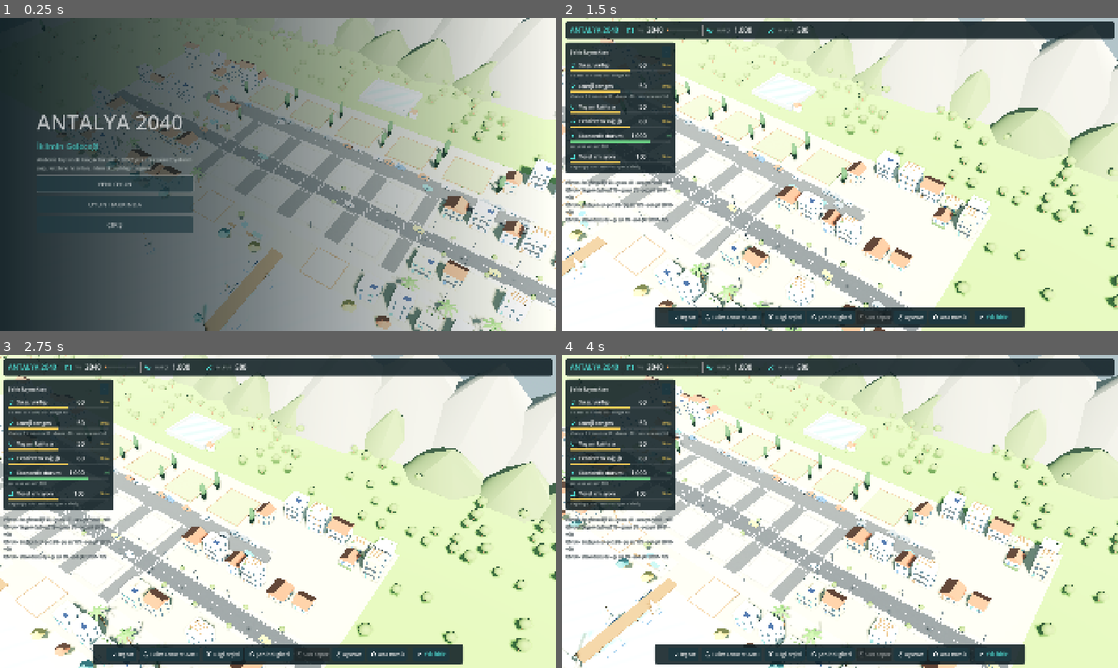
Above: before the commit, frames 1-4 (two rows, left to right).
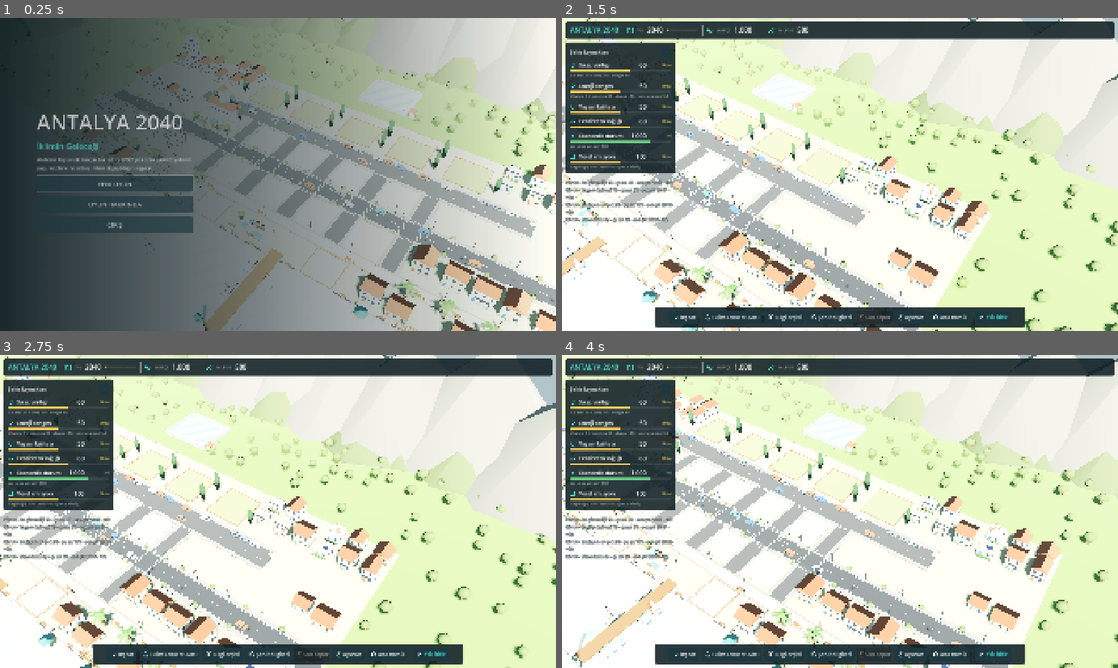
Above: after the commit, the same moments.

Repository: isikramazanoglu/antalya-2040
Game: Godot game, scene res://scenes/main/MainMenu.tscn
Two runs of this game, one before a commit and one after it. Both use one fixed random seed, a clock stepped at 60 frames per second and the inputs below.
Inputs (mouse positions are in pixels of both pictures, inside the frame that each line leads up to):
- Up to frame 1 (0.25 s): no input
- Up to frame 2 (1.5 s): tap Enter at 0.5 s; move the mouse to (962, 158) at 0.52 s; hold Right 0.53-1.25 s; tap S (cam_back) at 0.6 s; click (962, 158) at 0.67 s; drag from (728, 190) to (812, 237) at 1.27 s
- Up to frame 3 (2.75 s): move the mouse to (333, 442) at 2.02 s; hold Right from 2.03 s (still down); tap A (cam_left) at 2.1 s
- Up to frame 4 (4 s): release Right at 2.75 s; drag from (812, 574) to (673, 464) at 2.77 s; move the mouse to (1006, 558) at 3.52 s; hold Left from 3.53 s (still down); tap Q (cam_rotate_left) at 3.6 s

The runs differ from the first frame. In frame 1, 10% of the frame differs, in the area x 9-100%, y 0-100%; in frame 2, 15%; in frame 3, 16%, in the area x 0-100%, y 0-100%; in frame 4, 13%.

Commit message:
world: belirgin kaldırım, sahil yolu ve kordon, çiçeklik ve saksılar, meydanlar, harita kenarı (görsel revizyon 6, Ekip A)
- Kaldırım koyu sıcak gri taş, bordür açık: asfalt/kaldırım/zemin ayrımı.
- Sahil yolu: korkuluk ve kumsal merdivenleri, denize bakan banklar, saksılar, aydınlatma, pergolalı
  dinlenme alanları; kordonda taş bantlar, bank ve saksı.
- Kavşak köşelerinde çiçeklik, ev girişlerinde ve dükkân önlerinde saksı.
- Belediye meydanı ve kordon meydanı: döşeme deseni, ağaç grubu, çiçeklik, bank, kafe masaları.
- Harita kenarı: kara kutusunun yan kenarı Toros etekleriyle kapatıldı (zemin ve sınır değişmedi).

Co-Authored-By: Claude Opus 5.5 <noreply@anthropic.com>

Diff:
--- a/assets/materials/city/curb.tres
+++ b/assets/materials/city/curb.tres
@@ -2,5 +2,5 @@
 
 [resource]
 resource_name = "curb"
-albedo_color = Color(0.66, 0.63, 0.58, 1)
-roughness = 0.9
+albedo_color = Color(0.86, 0.84, 0.79, 1)
+roughness = 0.85
--- /dev/null
+++ b/assets/materials/city/flower_pink.tres
@@ -0,0 +1,6 @@
+[gd_resource type="StandardMaterial3D" format=3]
+
+[resource]
+resource_name = "flower_pink"
+albedo_color = Color(0.86, 0.52, 0.62, 1)
+roughness = 0.85
--- /dev/null
+++ b/assets/materials/city/flower_purple.tres
@@ -0,0 +1,6 @@
+[gd_resource type="StandardMaterial3D" format=3]
+
+[resource]
+resource_name = "flower_purple"
+albedo_color = Color(0.6, 0.46, 0.74, 1)
+roughness = 0.85
--- /dev/null
+++ b/assets/materials/city/flower_white.tres
@@ -0,0 +1,6 @@
+[gd_resource type="StandardMaterial3D" format=3]
+
+[resource]
+resource_name = "flower_white"
+albedo_color = Color(0.95, 0.93, 0.88, 1)
+roughness = 0.85
--- /dev/null
+++ b/assets/materials/city/paving_light.tres
@@ -0,0 +1,23 @@
+[gd_resource type="StandardMaterial3D" load_steps=4 format=3]
+
+[sub_resource type="FastNoiseLite" id="FastNoiseLite_1"]
+frequency = 0.12
+
+[sub_resource type="Gradient" id="Gradient_2"]
+colors = PackedColorArray(0.9, 0.9, 0.9, 1, 1, 1, 1, 1)
+
+[sub_resource type="NoiseTexture2D" id="NoiseTexture2D_3"]
+width = 256
+height = 256
+seamless = true
+color_ramp = SubResource("Gradient_2")
+noise = SubResource("FastNoiseLite_1")
+
+[resource]
+resource_name = "paving_light"
+albedo_color = Color(0.86, 0.82, 0.74, 1)
+albedo_texture = SubResource("NoiseTexture2D_3")
+roughness = 0.95
+uv1_scale = Vector3(0.18, 0.18, 0.18)
+uv1_triplanar = true
+uv1_world_triplanar = true
--- a/assets/materials/city/sidewalk.tres
+++ b/assets/materials/city/sidewalk.tres
@@ -15,7 +15,7 @@
 
 [resource]
 resource_name = "sidewalk"
-albedo_color = Color(0.82, 0.78, 0.7, 1)
+albedo_color = Color(0.64, 0.625, 0.59, 1)
 albedo_texture = SubResource("NoiseTexture2D_3")
 roughness = 0.95
 uv1_scale = Vector3(0.18, 0.18, 0.18)
--- a/scripts/world/city_decor.gd
+++ b/scripts/world/city_decor.gd
@@ -63,6 +63,15 @@
 const CURB := 0.1
 const PARKING := 1.0
 const FLOOR_H := 1.4
+const M_POT := preload("res://assets/materials/buildings/bld_terracotta.tres")
+const M_PLANTER := preload("res://assets/materials/buildings/bld_stone_dark.tres")
+const M_PAVING_LIGHT := preload("res://assets/materials/city/paving_light.tres")
+const FLOWERS: Array[Material] = [
+	preload("res://assets/materials/city/flower_pink.tres"),
+	preload("res://assets/materials/city/flower_purple.tres"),
+	preload("res://assets/materials/buildings/bld_fruit.tres"),
+	preload("res://assets/materials/city/flower_white.tres"),
+]
 const M_LIGHT := preload("res://assets/materials/signal_light.tres")
 const ACCENTS: Array[Material] = [
 	preload("res://assets/materials/buildings/bld_turquoise.tres"),
@@ -90,6 +99,11 @@
 	Rect2(8.5, -17.5, 3, 25.3), Rect2(19.25, -17.5, 2.5, 25.3),
 ]
 const PROMENADE := Rect2(-56, 5.8, 112, 2.4)
+## Sahil yürüyüş yolu: kumsalın başında, denize bakan bank, saksı, korkuluk ve dinlenme alanları.
+const SEAFRONT := Rect2(-56, 13.7, 112, 0.95)
+## Kumsala inen korkuluk açıklıkları (merdiven yerleri), x merkezleri.
+const BEACH_OPENINGS: Array[float] = [-44.0, -30.0, -2.5, 22.0, 38.0]
+const SEAFRONT_REST: Array[float] = [-37.0, -22.0, 28.0, 46.0]
 const FIELDS := Rect2(-100, -58, 200, 27)
 const ORCHARD := Rect2(-98, -55, 196, 21)
 ## Şehrin batısında ve doğusunda kırsal tarım alanları (kamera kenara gidince şehir kırsala döner).
@@ -154,6 +168,7 @@
 	_build_houses()
 	_build_trees()
 	_build_coast()
+	_build_seafront()
 	_build_mountains()
 	_flush_batches()
 	_build_traffic()
@@ -184,6 +199,7 @@
 	var north: Rect2 = ROADS_EW[0]
 	_blocked.append(Rect2(north.position.x, north.position.y - PARKING - SIDEWALK - 0.3, north.size.x, PARKING + SIDEWALK + 0.3))
 	_blocked.append(PROMENADE.grow(0.3))
+	_blocked.append(SEAFRONT.grow(0.15))
 	_blocked.append(PIER)
 	_blocked.append(TOWN_SQUARE.grow(0.5))
 	_blocked.append(COAST_SQUARE)
@@ -243,6 +259,10 @@
 	for area in SIDE_FIELDS:
 		_flat(area, 0.015, 0.03, M_FIELD)
 	_flat(PROMENADE, 0.045, 0.06, M_STONE)
+	# Kordon döşemesi: kenarlarda koyu taş bant, ortada açık taş şerit.
+	for z in [PROMENADE.position.y + 0.15, PROMENADE.end.y - 0.15]:
+		_flat(Rect2(PROMENADE.position.x, z - 0.15, PROMENADE.size.x, 0.3), 0.05, 0.02, M_PLANTER)
+	_flat(Rect2(PROMENADE.position.x, PROMENADE.get_center().y - 0.35, PROMENADE.size.x, 0.7), 0.049, 0.02, M_PAVING_LIGHT)
 	_build_streets()
 
 
@@ -408,6 +428,11 @@
 					_olive(x, z, 0.5)
 		x += 3.5
 		i += 1
+	# Kavşak köşelerinde çiçeklik (yaya geçidinin kenarı, kaldırımın dış yarısı).
+	for road in ROADS_NS:
+		for cx in [road.position.x - SIDEWALK - 0.55, road.end.x + SIDEWALK + 0.55]:
+			for cz in [avenue.position.y - SIDEWALK * 0.5, avenue.end.y + SIDEWALK * 0.5]:
+				_planter_box(Vector3(cx, SIDEWALK_TOP, cz), Vector3(0.7, 0.28, 0.45))
 	x = PROMENADE.position.x + 6.0
 	while x < PROMENADE.end.x - 4.0:
 		var spot := Vector2(x, PROMENADE.position.y + 0.3)
@@ -461,6 +486,18 @@
 		_olive(cx + side * 4.4, TOWN_SQUARE.end.y - 1.3, 0.9)
 		_cypress(cx + side * 4.6, hall_z + 0.2, 0.9)
 		_add(_box, M_WOOD, Vector3(cx + side * 2.3, 0.25, fountain.z), Vector3(0.4, 0.3, 1.2))
+	# Döşeme: kenarda koyu taş bant, çeşmenin çevresinde açık taş halka; köşelerde çiçeklik ve ağaç grubu.
+	var sq := TOWN_SQUARE
+	for edge in [Rect2(sq.position.x, sq.position.y, sq.size.x, 0.35), Rect2(sq.position.x, sq.end.y - 0.35, sq.size.x, 0.35),
+			Rect2(sq.position.x, sq.position.y, 0.35, sq.size.y), Rect2(sq.end.x - 0.35, sq.position.y, 0.35, sq.size.y)]:
+		_flat(edge, 0.058, 0.02, M_PLANTER)
+	_add(_cylinder, M_PAVING_LIGHT, fountain + Vector3(0, 0.055, 0), Vector3(3.6, 0.02, 3.6), Vector3.ZERO, false)
+	for side in [-1.0, 1.0]:
+		var corner := Vector3(cx + side * (sq.size.x * 0.5 - 1.0), 0.06, sq.end.y - 0.9)
+		_planter_box(corner, Vector3(1.2, 0.35, 0.7))
+		_olive(cx + side * 2.6, sq.end.y - 0.7, 0.7)
+		_bench(Vector3(cx + side * 1.2, 0.06, fountain.z + 1.5), 0.0)
+		_pot(Vector3(cx + side * 1.8, 0.06, portico_z + 0.9), 0.9)
 
 
 ## Kordon meydanı: taş zemin, küçük çeşme, büfe, banklar.
@@ -475,6 +512,15 @@
 	for x in [-3.4, 0.4]:
 		_add(_box, M_WOOD, Vector3(c.x + x, 0.25, c.y + 1.3), Vector3(1.2, 0.3, 0.4))
 	_olive(c.x - 3.3, c.y - 1.2, 0.7)
+	# Büfenin önünde kafe masaları ve şemsiyeleri, köşelerde saksılar.
+	for k in 3:
+		var t := Vector3(c.x - 0.6 + k * 1.15, 0.06, c.y - 0.9)
+		_add(_cylinder, M_WOOD, t + Vector3(0, 0.22, 0), Vector3(0.5, 0.05, 0.5))
+		_add(_cylinder, M_RAIL, t + Vector3(0, 0.11, 0), Vector3(0.06, 0.22, 0.06))
+		_add(_cylinder, M_WOOD, t + Vector3(0, 0.6, 0), Vector3(0.04, 1.1, 0.04))
+		_add(_cone, AWNINGS[k % AWNINGS.size()], t + Vector3(0, 1.2, 0), Vector3(1.0, 0.25, 1.0))
+	for corner in [Vector3(COAST_SQUARE.position.x + 0.4, 0.06, COAST_SQUARE.position.y + 0.4), Vector3(COAST_SQUARE.end.x - 0.4, 0.06, COAST_SQUARE.position.y + 0.4)]:
+		_pot(corner, 1.0)
 
 
 # --- Mevcut evler: beyaz sıva, terracotta çatı, damda güneş kolektörü ---
@@ -545,6 +591,15 @@
 		_add(_box, awning, Vector3(x, FLOOR_H * 0.86, front + 0.28), Vector3(w * 0.86, 0.05, 0.55), Vector3(deg_to_rad(14), 0, 0))
 		_add(_box, M_STONE, Vector3(x, FLOOR_H * 0.98, front + 0.01), Vector3(w * 0.6, 0.18, 0.03), Vector3.ZERO, false)
 	_roof(x, z, w, d, h, floors, wall)
+	# Giriş saksısı (kapının yanında) ya da dükkân önünde iki saksı.
+	if shop:
+		for sx in [-0.42, 0.42]:
+			if _is_free(Rect2(x + sx * w - 0.2, front + 0.1, 0.4, 0.4)):
+				_pot(Vector3(x + sx * w, 0.0, front + 0.3), 0.85)
+	elif _rng.randf() < 0.5:
+		var door_x := x - w * 0.5 + 0.5 * w / cols
+		if _is_free(Rect2(door_x + 0.15, front + 0.05, 0.4, 0.4)):
+			_pot(Vector3(door_x + 0.38, 0.0, front + 0.22), 0.7)
 	if floors == 1 and _rng.randf() < 0.4:
 		var garden := Rect2(x - w * 0.5, z + d * 0.5 + 0.15, w, 0.35)
 		if _is_free(garden):
@@ -709,6 +764,114 @@
 		_push(part[0], part[1], holder * Transform3D(Basis(Vector3.UP, part_yaw) * Basis.from_scale(part[3]), part[2]))
 
 
+# --- Sahil yürüyüş yolu ve peyzaj parçaları ---
+
+## Kumsalın başında taş yürüyüş yolu: denize bakan banklar, aralarında saksılar, deniz tarafında korkuluk
+## (merdiven açıklıklarıyla), aydınlatma ve pergolalı dinlenme alanları. Kıyı arsaları ve iskele boş kalır.
+func _build_seafront() -> void:
+	var gaps: Array[Vector2] = [Vector2(PIER.position.x - 0.2, PIER.end.x + 0.2)]
+	var plots := get_parent().get_node_or_null("Plots")
+	if plots:
+		for plot in plots.get_children():
+			var plot_size: float = plot.get("size") if plot.get("size") != null else 6.0
+			if plot.position.z + plot_size * 0.5 > SEAFRONT.position.y:
+				gaps.append(Vector2(plot.position.x - plot_size * 0.5 - 0.4, plot.position.x + plot_size * 0.5 + 0.4))
+	var top := 0.06
+	for span in _spans(SEAFRONT.position.x, SEAFRONT.end.x, gaps):
+		# Kumsal eğimi üstünde duran döşeme (altı kumun içine iner).
+		var c := Vector2((span.x + span.y) * 0.5, SEAFRONT.get_center().y)
+		_add(_box, M_STONE, Vector3(c.x, top - 0.17, c.y), Vector3(span.y - span.x, 0.34, SEAFRONT.size.y), Vector3.ZERO, false)
+		_flat(Rect2(span.x, SEAFRONT.end.y - 0.18, span.y - span.x, 0.18), top + 0.01, 0.02, M_PLANTER)
+		# Korkuluk: direkler ve tutamak; merdiven açıklıklarında kesilir.
+		var rail_gaps: Array[Vector2] = []
+		for ox in BEACH_OPENINGS:
+			rail_gaps.append(Vector2(ox - 0.9, ox + 0.9))
+		for rail in _spans(span.x + 0.2, span.y - 0.2, rail_gaps):
+			var rz := SEAFRONT.end.y - 0.09
+			_add(_box, M_RAIL, Vector3((rail.x + rail.y) * 0.5, top + 0.42, rz), Vector3(rail.y - rail.x, 0.05, 0.05))
+			_add(_box, M_RAIL, Vector3((rail.x + rail.y) * 0.5, top + 0.22, rz), Vector3(rail.y - rail.x, 0.03, 0.03), Vector3.ZERO, false)
+			var px := rail.x
+			while px <= rail.y + 0.01:
+				_add(_box, M_RAIL, Vector3(px, top + 0.22, rz), Vector3(0.05, 0.44, 0.05))
+				px += 1.2
+		for ox in BEACH_OPENINGS:
+			if ox > span.x + 1.0 and ox < span.y - 1.0:
+				for k in 3:
+					var base_y := -(SEAFRONT.end.y + 0.25 + k * 0.3 - BEACH_START_Z) * BEACH_SLOPE
+					_add(_box, M_STONE, Vector3(ox, top - 0.05 - k * 0.08 + minf(base_y, 0.0) * 0.3, SEAFRONT.end.y + 0.2 + k * 0.3), Vector3(1.6, 0.12, 0.32))
+		# Denize bakan banklar, aralarında saksılar; düzenli aralıklarla aydınlatma.
+		var bx := span.x + 1.6
+		var k := 0
+		while bx < span.y - 1.2:
+			if not _near(bx, BEACH_OPENINGS, 1.4) and not _near(bx, SEAFRONT_REST, 2.0):
+				if k % 3 == 2:
+					_lamp(Vector3(bx, top, SEAFRONT.position.y + 0.18), -1.0)
+				elif k % 3 == 1:
+					_pot(Vector3(bx, top, SEAFRONT.get_center().y - 0.1), 0.95)
+				else:
+					_bench(Vector3(bx, top, SEAFRONT.get_center().y + 0.05), PI)
+			bx += 2.2
+			k += 1
+	# Dinlenme alanları: pergola, iki bank, saksı ve ağaç.
+	for rx in SEAFRONT_REST:
+		var inside := false
+		for span in _spans(SEAFRONT.position.x, SEAFRONT.end.x, gaps):
+			inside = inside or (rx > span.x + 2.0 and rx < span.y - 2.0)
+		if not inside:
+			continue
+		var cz := SEAFRONT.get_center().y
+		for sx in [-1.2, 1.2]:
+			for sz in [-0.3, 0.3]:
+				_add(_box, M_WOOD, Vector3(rx + sx, top + 0.7, cz + sz), Vector3(0.07, 1.4, 0.07))
+		for s in 6:
+			_add(_box, M_WOOD, Vector3(rx - 1.2 + s * 0.48, top + 1.42, cz), Vector3(0.07, 0.05, 0.8))
+		_add(_box, M_WOOD, Vector3(rx, top + 1.38, cz - 0.32), Vector3(2.5, 0.06, 0.06))
+		_add(_box, M_WOOD, Vector3(rx, top + 1.38, cz + 0.32), Vector3(2.5, 0.06, 0.06))
+		_bench(Vector3(rx - 0.6, top, cz + 0.05), PI)
+		_bench(Vector3(rx + 0.6, top, cz + 0.05), PI)
+		_pot(Vector3(rx - 1.6, top, cz), 1.0)
+		_pot(Vector3(rx + 1.6, top, cz), 1.0)
+	# Kordonda (palmiye sırası) banklar ve saksılar.
+	var x := PROMENADE.position.x + 4.5
+	while x < PROMENADE.end.x - 3.0:
+		if not _near_ns_road(x, 0.6) and not COAST_SQUARE.grow(0.8).has_point(Vector2(x, PROMENADE.end.y)):
+			_bench(Vector3(x, 0.05, PROMENADE.end.y - 0.45), 0.0)
+			_pot(Vector3(x + 1.0, 0.05, PROMENADE.end.y - 0.45), 0.8)
+		x += 6.0
+
+
+func _near(x: float, list: Array, margin: float) -> bool:
+	for v in list:
+		if absf(x - v) < margin:
+			return true
+	return false
+
+
+## Bank: ahşap oturak ve sırtlık, taş ayaklar. yaw 0: sırtlık kuzeyde (oturan güneye bakar), PI: denize.
+func _bench(base: Vector3, yaw: float) -> void:
+	var b := Basis(Vector3.UP, yaw)
+	_push(_box, M_WOOD, Transform3D(b * Basis.from_scale(Vector3(1.1, 0.07, 0.36)), base + Vector3(0, 0.3, 0)))
+	_push(_box, M_WOOD, Transform3D(b * Basis.from_scale(Vector3(1.1, 0.26, 0.06)), base + b * Vector3(0, 0.46, -0.17)))
+	for sx in [-0.45, 0.45]:
+		_push(_box, M_PLANTER, Transform3D(b * Basis.from_scale(Vector3(0.08, 0.3, 0.32)), base + b * Vector3(sx, 0.15, 0)))
+
+
+## Terracotta saksı, yeşillik ve çiçek.
+func _pot(base: Vector3, s: float) -> void:
+	_add(_cylinder, M_POT, base + Vector3(0, 0.16 * s, 0), Vector3(0.36, 0.32, 0.36) * s)
+	_add(_sphere, M_HEDGE, base + Vector3(0, 0.42 * s, 0), Vector3(0.42, 0.32, 0.42) * s)
+	_add(_sphere, FLOWERS[_rng.randi() % FLOWERS.size()], base + Vector3(0.05, 0.55 * s, 0.03), Vector3(0.24, 0.16, 0.24) * s)
+
+
+## Taş çiçeklik: yeşillik ve iki renk çiçek.
+func _planter_box(center: Vector3, size: Vector3) -> void:
+	_add(_box, M_PLANTER, center + Vector3(0, size.y * 0.5, 0), size)
+	_add(_box, M_HEDGE, center + Vector3(0, size.y + 0.05, 0), Vector3(size.x - 0.1, 0.14, size.z - 0.1))
+	for k in 2:
+		_add(_sphere, FLOWERS[_rng.randi() % FLOWERS.size()], center + Vector3((k - 0.5) * size.x * 0.45, size.y + 0.14, 0),
+				Vector3(size.z * 0.45, 0.16, size.z * 0.45))
+
+
 # --- Arka plan: dağ silüeti ---
 
 func _build_mountains() -> void:
@@ -719,6 +882,16 @@
 		var z := _rng.randf_range(-82.0, -70.0)
 		_add(_cone, M_MOUNTAIN, Vector3(x, h * 0.5, z), Vector3(r * 2.0, h, r * 2.0), Vector3(0, _rng.randf() * TAU, 0), false)
 		x += _rng.randf_range(12.0, 18.0)
+	# Toros etekleri batıya ve doğuya kıvrılır: kara parçasının yan kenarı (x = ±110) ve arkası görünmez.
+	for side in [-1.0, 1.0]:
+		var sz := -62.0
+		while sz < -2.0:
+			var r := _rng.randf_range(10.0, 15.0)
+			var h := _rng.randf_range(7.0, 15.0) * clampf(1.0 + (sz + 30.0) * -0.01, 0.6, 1.3)
+			var sx: float = side * _rng.randf_range(104.0, 112.0)
+			_add(_cone, M_HILL if sz > -35.0 else M_MOUNTAIN, Vector3(sx, h * 0.5, sz), Vector3(r * 2.0, h, r * 2.0),
+					Vector3(0, _rng.randf() * TAU, 0), false)
+			sz += _rng.randf_range(9.0, 13.0)
 	x = -80.0
 	while x < 80.0:
 		var r := _rng.randf_range(8.0, 13.0)
